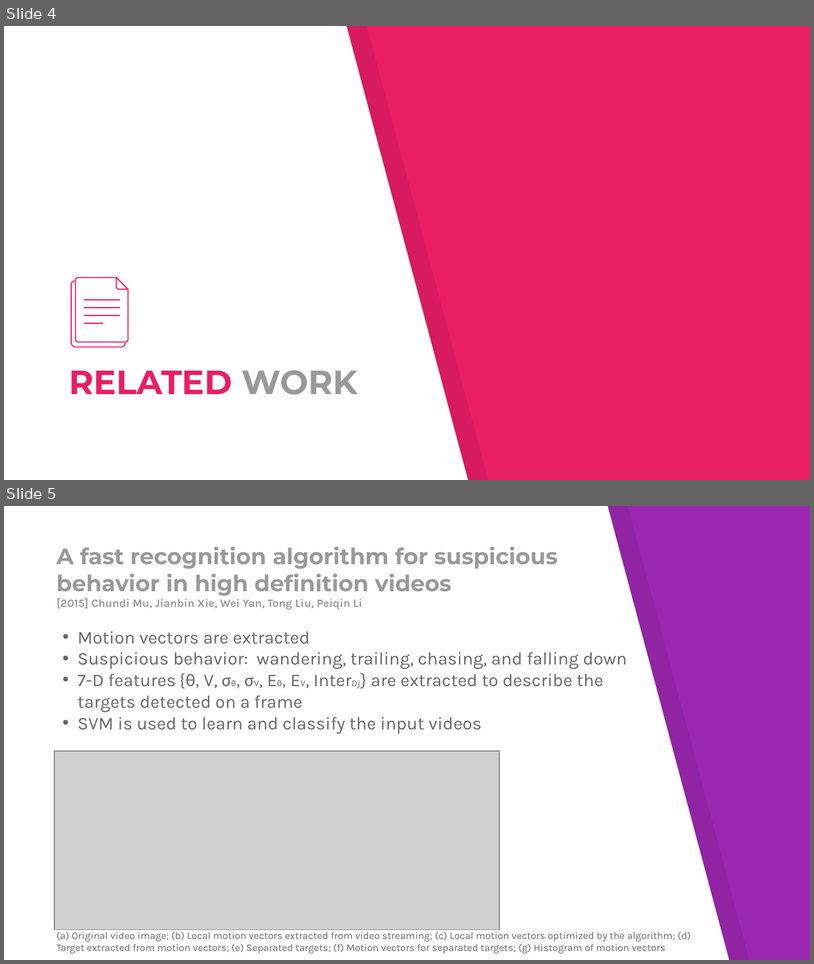
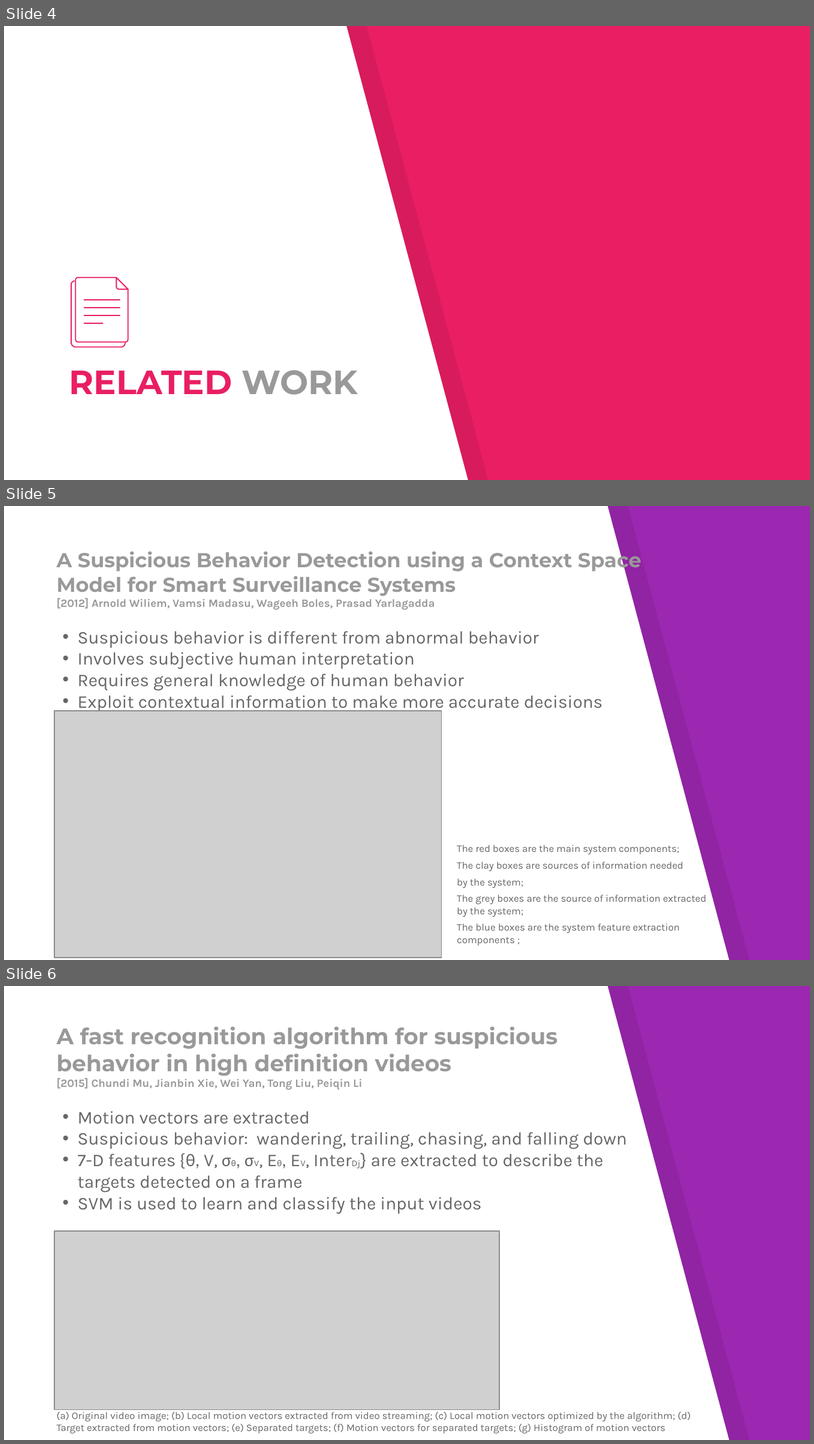
Before and after one commit to Faallen/VGIS8, a slide deck: Report/Computer Vision seminar presentation.pptx. Shown one above the other, each under a label of ours: slides 4 and 5 before the commit, slides 4, 5 and 6 after it. The pictures are 814x964 and 814x1444 pixels, drawn with LibreOffice and Linux fonts; fonts in the diff are those of the drawing; grey boxes stand for pictures. Boxes give left, top, right and bottom in pixels: in the first picture for what was removed or moved away, otherwise in the second. Text is boxed around its words. In the diff, an @@ line names an element or a change of style, - is before the commit and + after.

Commit message:
Added a slide

```diff
--- a/Report/Computer Vision seminar presentation.pptx
+++ b/Report/Computer Vision seminar presentation.pptx
@@ slide 5 added at (x1=4, y1=506, x2=810, y2=960), background #9C27B0; not listed: 2 template elements that a slide beside it also shows @@
@@ text added at (x1=57, y1=547, x2=642, y2=610), 18 pt, text #999999, bold @@
+A Suspicious Behavior Detection using a Context Space Model for Smart Surveillance Systems
+[2012] Arnold Wiliem, Vamsi Madasu, Wageeh Boles, Prasad Yarlagadda
@@ text added at (x1=78, y1=631, x2=603, y2=712), 16 pt, text #666666 @@
+• Suspicious behavior is different from abnormal behavior
+• Involves subjective human interpretation
+• Requires general knowledge of human behavior
+• Exploit contextual information to make more accurate decisions
@@ picture added at (x1=55, y1=711, x2=442, y2=958) @@
@@ text added at (x1=457, y1=844, x2=707, y2=945), 9 pt, text #666666 @@
+The red boxes are the main system components;
+The clay boxes are sources of information needed
+by the system;
+The grey boxes are the source of information extracted by the system;
+The blue boxes are the system feature extraction components ;
@@ what was slide 5 is now slide 6 @@
```
